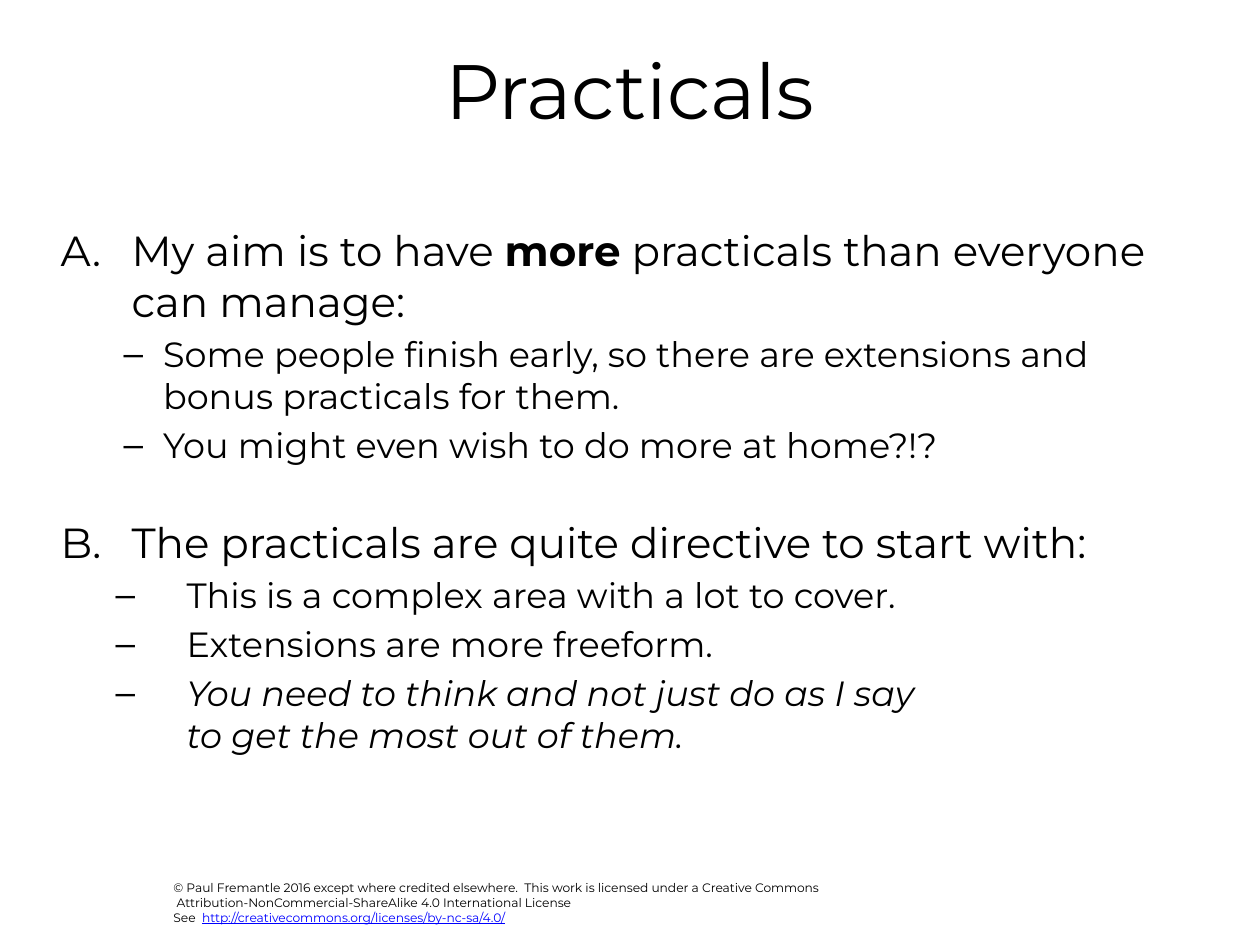
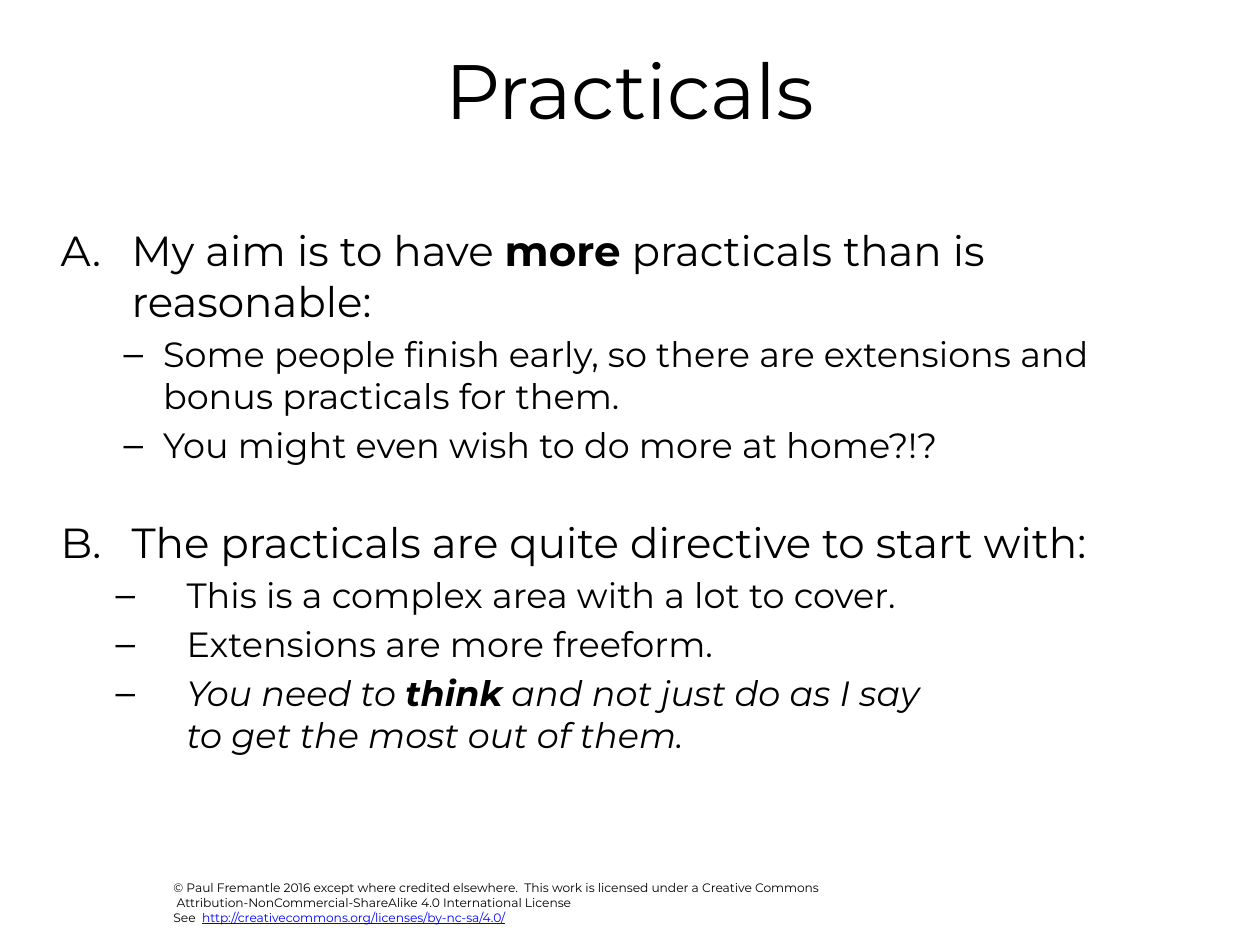
Before and after one commit to pzfreo/ox-soa, a slide deck: slide 8 of presentation-source/00-intro.pptx. Drawn at 1260x945 pixels with LibreOffice and Linux fonts; fonts in the diff are those of the drawing; background and template pictures are left out. Boxes give left, top, right and bottom in pixels: in the first picture for what was removed or moved away, otherwise in the second. Text is boxed around its words. In the diff, an @@ line names an element or a change of style, - is before the commit and + after.

```diff
--- a/presentation-source/00-intro.pptx
+++ b/presentation-source/00-intro.pptx
@@ text at (132,234,985,318): text changed @@
-A. My aim is to have more practicals than everyone can manage:
+A. My aim is to have more practicals than is reasonable:
@@ text at (187,678,919,755): bold on in "think" @@
```
Also in this commit, not shown: 5 other slides changed, 6 other files.
